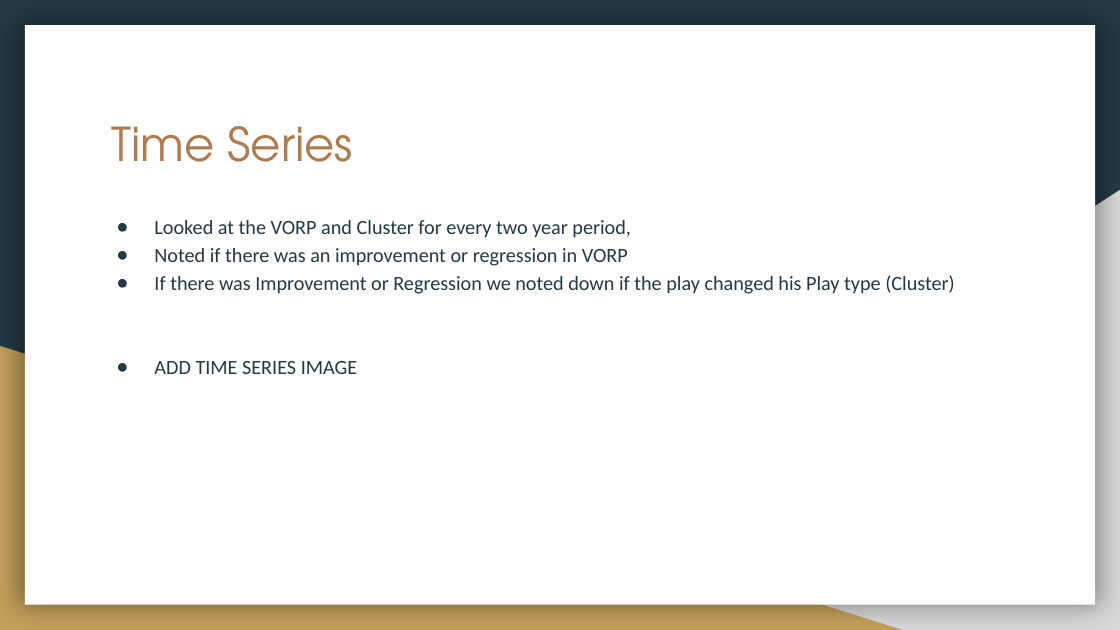
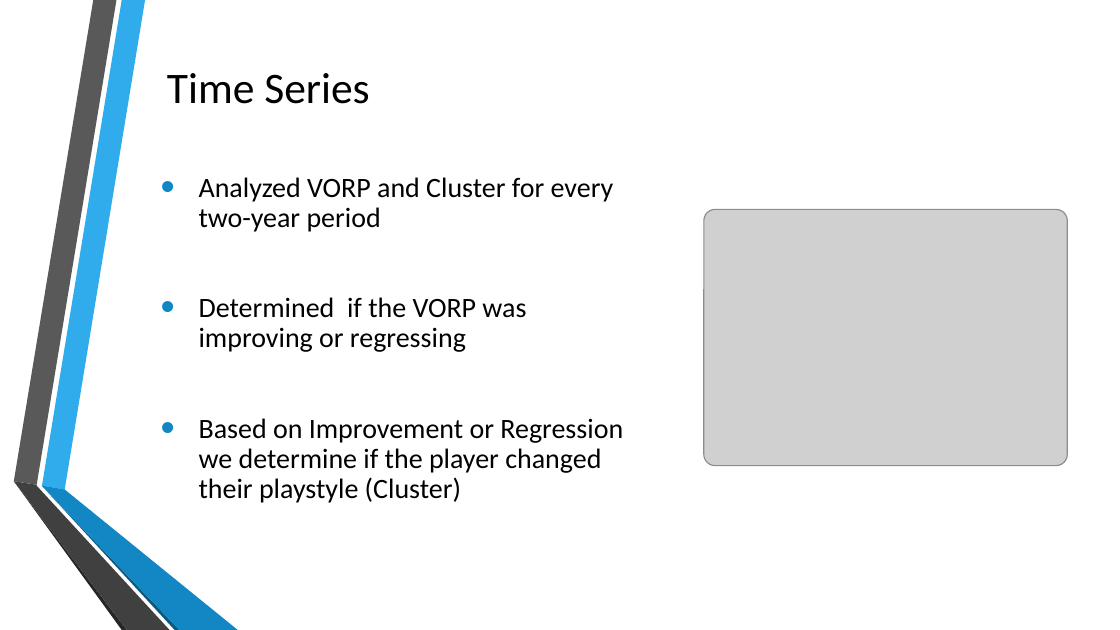
Before and after one commit to joshb738/NBA_Player_Analysis, a slide deck: slide 10 of Visualization/NBA_PLAYER_ANALYSIS.pptx. Drawn at 1120x630 pixels with LibreOffice and Linux fonts; fonts in the diff are those of the drawing; grey boxes stand for pictures; background and template pictures are left out. Boxes give left, top, right and bottom in pixels: in the first picture for what was removed or moved away, otherwise in the second. Text is boxed around its words. In the diff, an @@ line names an element or a change of style, - is before the commit and + after.

```diff
--- a/Visualization/NBA_PLAYER_ANALYSIS.pptx
+++ b/Visualization/NBA_PLAYER_ANALYSIS.pptx
@@ background #233A44 to picture (left out) @@
@@ rectangle removed at [25,26,1095,605] @@
@@ text "Time Series": place and size @@
-text "Time Series" at [112,126,353,162]
+text "Time Series" at [167,73,369,104]
@@ text "Time Series" at [167,73,369,104]: size 30 to 28 pt, font TeX Gyre Adventor to Calibri, text colour #AF7B51 to #000000; vertical alignment top to middle @@
@@ text at [199,177,623,503]: text changed; size 13 to 18 pt; text colour #233A44 to #000000 @@
-● Looked at the VORP and Cluster for every two year period,
-● Noted if there was an improvement or regression in VORP
-● If there was Improvement or Regression we noted down if the play changed his Play type (Cluster)
-● ADD TIME SERIES IMAGE
+• Analyzed VORP and Cluster for every two-year period
+• Determined if the VORP was improving or regressing
+• Based on Improvement or Regression we determine if the player changed their playstyle (Cluster)
@@ right triangle removed at [439,190,1120,630] @@
@@ picture added at [703,209,1067,466] @@
@@ right triangle removed at [0,346,903,630] @@
@@ group added at [13,0,239,630]: 6 freeform shapes @@
```
Also in this commit, not shown: 10 other slides changed, 1 slide added, 1 slide removed, 1 other file.
